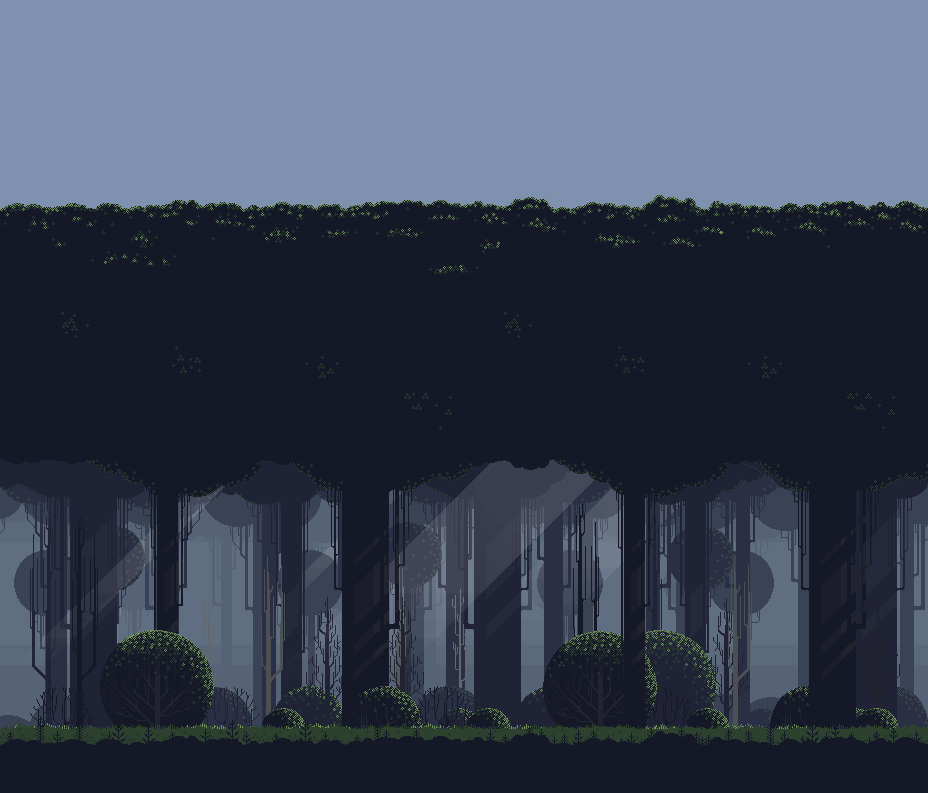
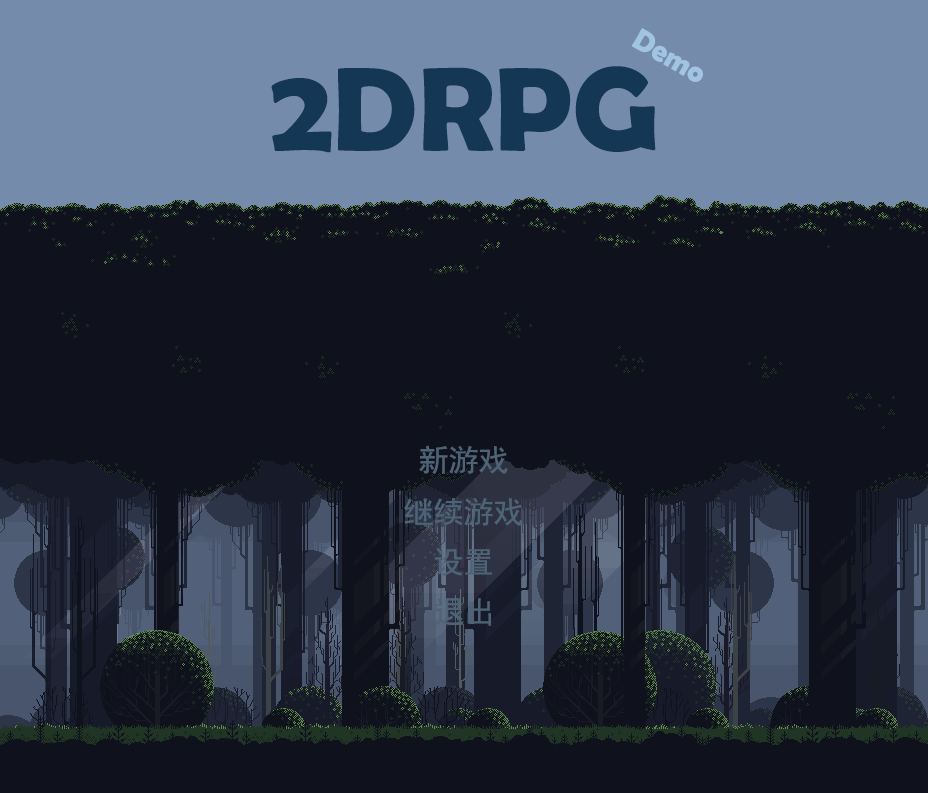
Revision of a layered 928 × 793 image; what changed, layer by layer:
added group "文字层" with 6 layers above "背景" over box(271, 28, 703, 626)
added layer "Demo" in group "文字层" over box(631, 28, 703, 82)
added layer "2DRPG" in group "文字层" over box(271, 66, 656, 153)
added layer "退出" in group "文字层" over box(435, 598, 491, 626)
added layer "设置" in group "文字层" over box(434, 548, 492, 576)
added layer "继续游戏" in group "文字层" over box(404, 498, 523, 526)
added layer "新游戏" in group "文字层" over box(419, 445, 508, 474)
added group "背景" with 12 layers over box(0, 0, 928, 793)
moved "9" into group "背景" over box(0, 716, 928, 793)
moved "8" into group "背景" over box(0, 723, 928, 793)
moved "7" into group "背景" over box(0, 195, 928, 472)
moved "6" into group "背景" over box(30, 458, 928, 730)
moved "Lights" (1st of 2, in "背景") into group "背景" over box(13, 458, 616, 678)
moved "5" into group "背景" over box(0, 458, 928, 729)
moved "4" into group "背景" over box(0, 458, 928, 729)
moved "Lights" (2nd of 2, in "背景") into group "背景" over box(248, 458, 727, 636)
moved "3" into group "背景" over box(0, 458, 928, 729)
moved "2" into group "背景" over box(0, 379, 928, 793)
moved "1" into group "背景" over box(0, 0, 928, 793)